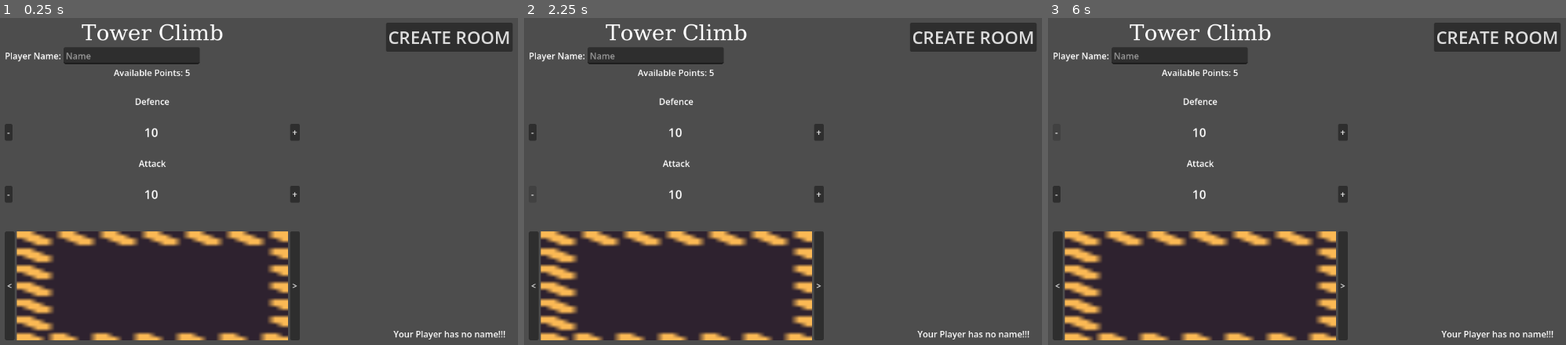
Above: before the commit, frames 1-3 (left to right).
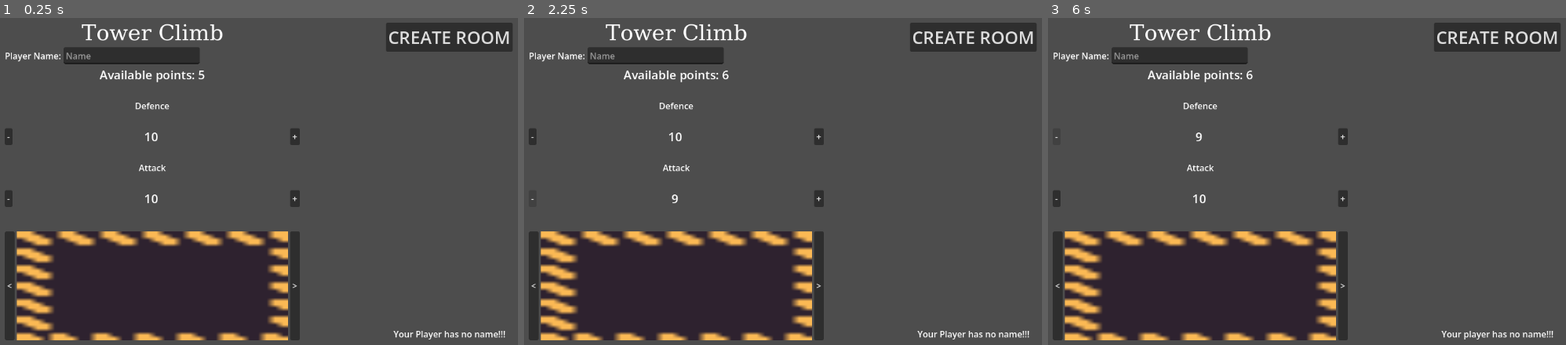
Above: after the commit, the same moments.

Repository: Jukusaka/Python-Game-Session-Server
Game: Godot game, scene res://scenes/main_menu.tscn
Same seed, same stepped clock (60 frames per second), same inputs: the game is played once before the commit and once after it.
Inputs:
- Up to frame 1 (0.25 s): no input
- Up to frame 2 (2.25 s): click "-" at 0.5 s; click "+" at 1.25 s; click "-" at 2 s
- Up to frame 3 (6 s): click "+" at 2.75 s; click "<" at 3.5 s; click ">" at 4.25 s; click "CREATE ROOM" at 5 s; click "-" at 5.75 s

The runs differ from the first frame. In frame 1, 0.9% of the frame differs, in the area x 0-58%, y 15-58%; in frame 2, 0.8%; in frame 3, 0.9%, in the area x 0-98%, y 15-99%.

Commit message:
Added Godot side adding player to base, fixed player.py, ui layout

Diff:
--- a/client/scenes/main_menu.gd
+++ b/client/scenes/main_menu.gd
@@ -1,11 +1,119 @@
 extends Control
 
+const BASE_URL = "http://127.0.0.1:8000"
 
-# Called when the node enters the scene tree for the first time.
+# Allocation Stats & Classes
+var starter_points: int = 5
+var attack_stat: int = 10
+var defence_stat: int = 10
+
+var classes: Array[String] = ["knight", "cleric"]
+var current_class_index: int = 0
+
+# --- FIXED UNIQUE NODE REFERENCES ---
+@onready var name_input: LineEdit = %NameInput
+@onready var points_label: Label = %PointsLabel
+@onready var class_portrait: TextureRect = %ClassPortrait  # Fixed spelling
+@onready var def_label: Label = %DefenceRow/%DefLabel    # Explicitly pathing to avoid conflict
+@onready var atk_label: Label = %AttackRow/%AtkLabel      # Assumes you rename this node to AtkLabel
+@onready var log_message_label: Label = %LogMessageLabel
+@onready var http_request: HTTPRequest = $HTTPRequest
+
 func _ready() -> void:
-	pass # Replace with function body.
+	# Automatically bind buttons if they aren't bound in the inspector
+	%DefMinusBtn.pressed.connect(_on_def_minus_btn_pressed)
+	%DefPlusBtn.pressed.connect(_on_def_plus_btn_pressed)
+	%AtkMinusBtn.pressed.connect(_on_atk_minus_btn_pressed)
+	%AtkPlusBtn.pressed.connect(_on_atk_plus_btn_pressed)
+	%PrevClassBtn.pressed.connect(_on_prev_class_btn_pressed)
+	%NextClassBtn.pressed.connect(_on_next_class_btn_pressed)
+	%CreateRoom.pressed.connect(_on_create_room_btn_pressed)
 
+	update_ui()
+	http_request.request_completed.connect(_on_network_request_completed)
 
-# Called every frame. 'delta' is the elapsed time since the previous frame.
-func _process(delta: float) -> void:
-	pass
+func update_ui() -> void:
+	if points_label: points_label.text = "Available points: " + str(starter_points)
+	if def_label: def_label.text = str(defence_stat)
+	if atk_label: atk_label.text = str(attack_stat)
+	print("Current selected class: ", classes[current_class_index])
+
+	if name_input && name_input.text.strip_edges() != "":
+		log_message_label.text = ""
+
+# --- Class Swapping Controls ---
+func _on_prev_class_btn_pressed() -> void:
+	current_class_index = (current_class_index - 1 + classes.size()) % classes.size()
+	update_ui()
+
+func _on_next_class_btn_pressed() -> void:
+	current_class_index = (current_class_index + 1) % classes.size()
+	update_ui()
+
+# --- Stat Altering Handlers ---
+func _on_def_minus_btn_pressed() -> void:
+	if defence_stat > 1:
+		defence_stat -= 1
+		starter_points += 1
+		update_ui()
+
+func _on_def_plus_btn_pressed() -> void:
+	if starter_points > 0:
+		defence_stat += 1
+		starter_points -= 1
+		update_ui()
+
+func _on_atk_minus_btn_pressed() -> void:
+	if attack_stat > 1:
+		attack_stat -= 1
+		starter_points += 1
+		update_ui()
+
+func _on_atk_plus_btn_pressed() -> void:
+	if starter_points > 0:
+		attack_stat += 1
+		starter_points -= 1
+		update_ui()
+
+# --- Room / Player Creation API Trigger ---
+func _on_create_room_btn_pressed() -> void:
+	var player_name = name_input.text.strip_edges()
+
+	if player_name == "":
+		log_message_label.text = "Your player has no name!!!"
+		return
+
+	var chosen_class = classes[current_class_index]
+	var is_cleric = (chosen_class == "cleric")
+
+	var player_payload = {
+		"player_name": player_name,
+		"player_class": chosen_class,
+		"base_max_health": 120.0 if chosen_class == "knight" else 90.0,
+		"base_damage": attack_stat,
+		"base_healing_capacity": 8.0 if is_cleric else 0.0,
+		"base_defence": defence_stat
+	}
+
+	var json_body = JSON.stringify(player_payload)
+	var headers = ["Content-Type: application/json"]
+
+	log_message_label.text = "Creating player profile..."
+	http_request.request(BASE_URL + "/addPlayer", headers, HTTPClient.METHOD_POST, json_body)
+
+# --- Server Processing ---
+func _on_network_request_completed(result: int, response_code: int, headers: PackedStringArray, body: PackedByteArray) -> void:
+	var response_string = body.get_string_from_utf8()
+
+	if response_code == 200 or response_code == 201:
+		var json = JSON.new()
+		if json.parse(response_string) == OK:
+			var player_data = json.get_data()
+			var player_id = player_data.get("id")
+			print("player ID: " + str(player_id))
+			log_message_label.text = "Player ready! Entering matchmaking slot..."
+
+	else:
+		# --- ADD THIS LINE TO SEE THE EXACT ERROR ---
+		print("Server Validation Error (422) Details: ", response_string)
+		log_message_label.text = "Server Error: " + str(response_code)
--- a/client/scenes/main_menu.tscn
+++ b/client/scenes/main_menu.tscn
@@ -157,7 +157,7 @@
 grow_horizontal = 2
 grow_vertical = 2
 
-[node name="Main" type="MarginContainer" parent="." unique_id=2001336648]
+[node name="MarginContainer" type="MarginContainer" parent="." unique_id=2001336648]
 layout_mode = 1
 anchors_preset = 15
 anchor_right = 1.0
@@ -169,15 +169,15 @@
 theme_override_constants/margin_right = 32
 theme_override_constants/margin_bottom = 32
 
-[node name="ColumnsContainer" type="HBoxContainer" parent="Main" unique_id=1445321534]
-layout_mode = 2
-
-[node name="LeftColumn" type="VBoxContainer" parent="Main/ColumnsContainer" unique_id=607359852]
+[node name="ColumnsContainer" type="HBoxContainer" parent="MarginContainer" unique_id=1445321534]
+layout_mode = 2
+
+[node name="LeftColumn" type="VBoxContainer" parent="MarginContainer/ColumnsContainer" unique_id=607359852]
 layout_mode = 2
 size_flags_horizontal = 3
 metadata/_edit_use_anchors_ = true
 
-[node name="GameTitle" type="Label" parent="Main/ColumnsContainer/LeftColumn" unique_id=230456782]
+[node name="GameTitle" type="Label" parent="MarginContainer/ColumnsContainer/LeftColumn" unique_id=230456782]
 layout_mode = 2
 size_flags_horizontal = 3
 theme_override_fonts/font = SubResource("FontFile_bqqt6")
@@ -185,116 +185,131 @@
 text = "Tower Climb"
 horizontal_alignment = 1
 
-[node name="CreatorBox" type="VBoxContainer" parent="Main/ColumnsContainer/LeftColumn" unique_id=859190996]
+[node name="CreatorBox" type="VBoxContainer" parent="MarginContainer/ColumnsContainer/LeftColumn" unique_id=859190996]
 layout_mode = 2
 size_flags_vertical = 0
 
-[node name="NameRow" type="HBoxContainer" parent="Main/ColumnsContainer/LeftColumn/CreatorBox" unique_id=2145289602]
-layout_mode = 2
-
-[node name="Label_Name" type="Label" parent="Main/ColumnsContainer/LeftColumn/CreatorBox/NameRow" unique_id=850029043]
+[node name="NameRow" type="HBoxContainer" parent="MarginContainer/ColumnsContainer/LeftColumn/CreatorBox" unique_id=2145289602]
+layout_mode = 2
+
+[node name="Label_Name" type="Label" parent="MarginContainer/ColumnsContainer/LeftColumn/CreatorBox/NameRow" unique_id=850029043]
 layout_mode = 2
 text = "Player Name:"
 
-[node name="NameInput" type="LineEdit" parent="Main/ColumnsContainer/LeftColumn/CreatorBox/NameRow" unique_id=1299388491]
+[node name="NameInput" type="LineEdit" parent="MarginContainer/ColumnsContainer/LeftColumn/CreatorBox/NameRow" unique_id=1299388491]
+unique_name_in_owner = true
 custom_minimum_size = Vector2(250, 0)
 layout_mode = 2
 size_flags_horizontal = 4
 placeholder_text = "Name"
 
-[node name="AvailablePointsLabel" type="Label" parent="Main/ColumnsContainer/LeftColumn/CreatorBox" unique_id=243097939]
-layout_mode = 2
+[node name="PointsLabel" type="Label" parent="MarginContainer/ColumnsContainer/LeftColumn/CreatorBox" unique_id=243097939]
+unique_name_in_owner = true
+layout_mode = 2
+theme_override_font_sizes/font_size = 22
 text = "Available Points: 5"
 horizontal_alignment = 1
 
-[node name="DefLabel" type="Label" parent="Main/ColumnsContainer/LeftColumn/CreatorBox" unique_id=1208862362]
+[node name="DefLabel" type="Label" parent="MarginContainer/ColumnsContainer/LeftColumn/CreatorBox" unique_id=1208862362]
 layout_mode = 2
 text = "
 Defence
 "
 horizontal_alignment = 1
 
-[node name="DefenceRow" type="HBoxContainer" parent="Main/ColumnsContainer/LeftColumn/CreatorBox" unique_id=604162839]
-layout_mode = 2
-
-[node name="DefMinusBtn" type="Button" parent="Main/ColumnsContainer/LeftColumn/CreatorBox/DefenceRow" unique_id=603803523]
+[node name="DefenceRow" type="HBoxContainer" parent="MarginContainer/ColumnsContainer/LeftColumn/CreatorBox" unique_id=604162839]
+unique_name_in_owner = true
+layout_mode = 2
+
+[node name="DefMinusBtn" type="Button" parent="MarginContainer/ColumnsContainer/LeftColumn/CreatorBox/DefenceRow" unique_id=603803523]
+unique_name_in_owner = true
 layout_mode = 2
 text = "-"
 
-[node name="DefLabel" type="Label" parent="Main/ColumnsContainer/LeftColumn/CreatorBox/DefenceRow" unique_id=636344824]
+[node name="DefLabel" type="Label" parent="MarginContainer/ColumnsContainer/LeftColumn/CreatorBox/DefenceRow" unique_id=636344824]
+unique_name_in_owner = true
 layout_mode = 2
 size_flags_horizontal = 6
 theme_override_font_sizes/font_size = 22
 text = "10"
 
-[node name="DefPlusBtn" type="Button" parent="Main/ColumnsContainer/LeftColumn/CreatorBox/DefenceRow" unique_id=932357164]
+[node name="DefPlusBtn" type="Button" parent="MarginContainer/ColumnsContainer/LeftColumn/CreatorBox/DefenceRow" unique_id=932357164]
+unique_name_in_owner = true
 layout_mode = 2
 text = "+"
 
-[node name="AtkLabel" type="Label" parent="Main/ColumnsContainer/LeftColumn/CreatorBox" unique_id=1115468658]
+[node name="AtkLabel" type="Label" parent="MarginContainer/ColumnsContainer/LeftColumn/CreatorBox" unique_id=1115468658]
 layout_mode = 2
 text = "
 Attack
 "
 horizontal_alignment = 1
 
-[node name="AttackRow" type="HBoxContainer" parent="Main/ColumnsContainer/LeftColumn/CreatorBox" unique_id=1551062691]
-layout_mode = 2
-
-[node name="AtkMinusBtn" type="Button" parent="Main/ColumnsContainer/LeftColumn/CreatorBox/AttackRow" unique_id=1608040307]
+[node name="AttackRow" type="HBoxContainer" parent="MarginContainer/ColumnsContainer/LeftColumn/CreatorBox" unique_id=1551062691]
+unique_name_in_owner = true
+layout_mode = 2
+
+[node name="AtkMinusBtn" type="Button" parent="MarginContainer/ColumnsContainer/LeftColumn/CreatorBox/AttackRow" unique_id=1608040307]
+unique_name_in_owner = true
 layout_mode = 2
 text = "-"
 
-[node name="DefLabel" type="Label" parent="Main/ColumnsContainer/LeftColumn/CreatorBox/AttackRow" unique_id=2132776780]
+[node name="AtkLabel" type="Label" parent="MarginContainer/ColumnsContainer/LeftColumn/CreatorBox/AttackRow" unique_id=2132776780]
+unique_name_in_owner = true
 layout_mode = 2
 size_flags_horizontal = 6
 theme_override_font_sizes/font_size = 22
 text = "10"
 
-[node name="AtkPlusBtn" type="Button" parent="Main/ColumnsContainer/LeftColumn/CreatorBox/AttackRow" unique_id=1779406747]
+[node name="AtkPlusBtn" type="Button" parent="MarginContainer/ColumnsContainer/LeftColumn/CreatorBox/AttackRow" unique_id=1779406747]
+unique_name_in_owner = true
 layout_mode = 2
 text = "+"
 
-[node name="ClassSelectorRow" type="HBoxContainer" parent="Main/ColumnsContainer/LeftColumn" unique_id=1459352577]
+[node name="ClassSelectorRow" type="HBoxContainer" parent="MarginContainer/ColumnsContainer/LeftColumn" unique_id=1459352577]
 layout_mode = 2
 size_flags_vertical = 10
 
-[node name="PrevClassBtn" type="Button" parent="Main/ColumnsContainer/LeftColumn/ClassSelectorRow" unique_id=21139274]
+[node name="PrevClassBtn" type="Button" parent="MarginContainer/ColumnsContainer/LeftColumn/ClassSelectorRow" unique_id=21139274]
+unique_name_in_owner = true
 layout_mode = 2
 size_flags_horizontal = 0
 text = "<"
 
-[node name="ClassProtrait" type="TextureRect" parent="Main/ColumnsContainer/LeftColumn/ClassSelectorRow" unique_id=57019239]
+[node name="ClassPortrait" type="TextureRect" parent="MarginContainer/ColumnsContainer/LeftColumn/ClassSelectorRow" unique_id=57019239]
 custom_minimum_size = Vector2(0, 200)
 layout_mode = 2
 size_flags_horizontal = 3
 texture = ExtResource("2_ekxnf")
 
-[node name="NextClassBtn" type="Button" parent="Main/ColumnsContainer/LeftColumn/ClassSelectorRow" unique_id=825275757]
+[node name="NextClassBtn" type="Button" parent="MarginContainer/ColumnsContainer/LeftColumn/ClassSelectorRow" unique_id=825275757]
+unique_name_in_owner = true
 layout_mode = 2
 size_flags_horizontal = 4
 text = ">"
 
-[node name="RightColumn" type="VBoxContainer" parent="Main/ColumnsContainer" unique_id=519201512]
+[node name="RightColumn" type="VBoxContainer" parent="MarginContainer/ColumnsContainer" unique_id=519201512]
 layout_mode = 2
 size_flags_horizontal = 3
 metadata/_edit_use_anchors_ = true
 
-[node name="CreateRoom" type="Button" parent="Main/ColumnsContainer/RightColumn" unique_id=309435197]
+[node name="CreateRoom" type="Button" parent="MarginContainer/ColumnsContainer/RightColumn" unique_id=309435197]
+unique_name_in_owner = true
 layout_mode = 2
 size_flags_horizontal = 4
 theme_override_font_sizes/font_size = 32
 text = "CREATE ROOM"
 
-[node name="RoomListScroll" type="ScrollContainer" parent="Main/ColumnsContainer/RightColumn" unique_id=574181422]
+[node name="RoomListScroll" type="ScrollContainer" parent="MarginContainer/ColumnsContainer/RightColumn" unique_id=574181422]
 layout_mode = 2
 size_flags_vertical = 3
 horizontal_scroll_mode = 0
 
-[node name="RoomListContainer" type="VBoxContainer" parent="Main/ColumnsContainer/RightColumn/RoomListScroll" unique_id=1918485315]
-layout_mode = 2
-
-[node name="LogMessageLabel" type="Label" parent="Main/ColumnsContainer/RightColumn" unique_id=758907559]
+[node name="RoomListContainer" type="VBoxContainer" parent="MarginContainer/ColumnsContainer/RightColumn/RoomListScroll" unique_id=1918485315]
+layout_mode = 2
+
+[node name="LogMessageLabel" type="Label" parent="MarginContainer/ColumnsContainer/RightColumn" unique_id=758907559]
+unique_name_in_owner = true
 layout_mode = 2
 theme_override_font_sizes/font_size = 16
 text = "Your Player has no name!!!"
Not shown, changed: server/classes/player.py
